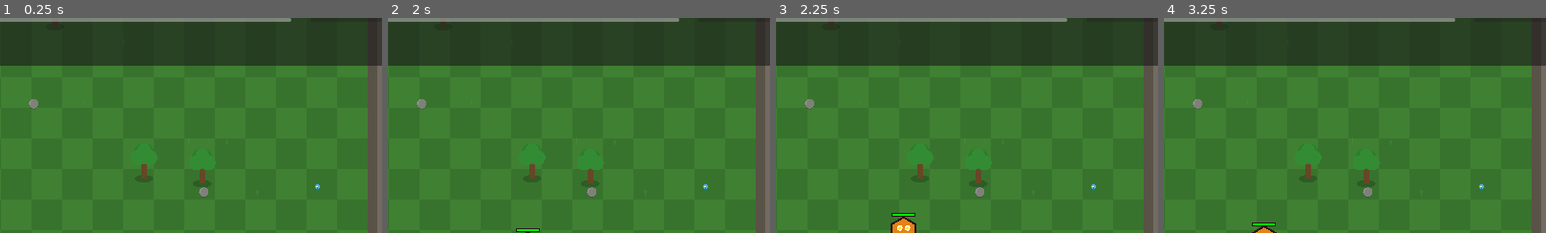
Above: before the commit, frames 1-4 (left to right).
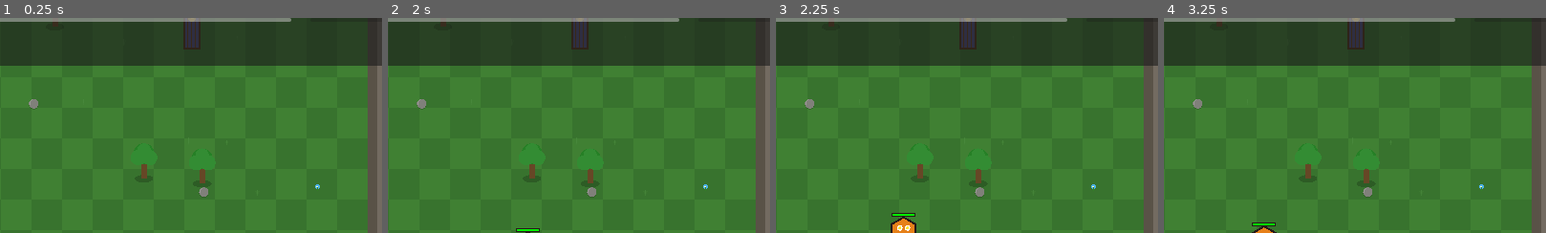
Above: after the commit, the same moments.

Repository: DaVideX12324/Artefakt-Wiedzy
Game: Godot game, scene res://modules/quiz_rpg/scenes/maps/world_map.tscn
Same seed, same stepped clock (60 frames per second), same inputs: the game is played once before the commit and once after it. This scene is started directly instead of the project's main scene.
Inputs:
- Up to frame 1 (0.25 s): no input
- Up to frame 2 (2 s): tap Enter at 0.5 s; hold D (move_right) 0.53-1.28 s; hold E (interact) 0.53-1.28 s; hold S (move_down) from 1.28 s (still down); tap E (interact) at 1.35 s
- Up to frame 3 (2.25 s): release S (move_down) at 2.03 s; hold D (move_right) from 2.03 s (still down); hold E (interact) from 2.03 s (still down)
- Up to frame 4 (3.25 s): release D (move_right) at 2.78 s; release E (interact) at 2.78 s; hold W (move_up) from 2.78 s (still down); tap E (interact) at 2.85 s
The pictures show only the part of the screen within x 25-75%, y 0-50%; the shares and areas given below are measured in that part.

The runs differ from the first frame. In frame 1, 0.5% of the frame differs, in the area x 48-53%, y 0-15%; in frame 2, 0.5%; in frame 3, 0.5%; in frame 4, 0.5%.
Error before the commit: Parse Error: Identifier "GameManager" not declared in the current scope. (res://modules/quiz_rpg/scripts/quiz/quiz_door.gd:133)

Commit message:
fix(quiz_rpg): quiz_door.gd - GameManager -> CoreManager + sciezka quiz_puzzle_ui

Diff:
--- a/modules/quiz_rpg/scripts/quiz/quiz_door.gd
+++ b/modules/quiz_rpg/scripts/quiz/quiz_door.gd
@@ -10,7 +10,7 @@
 @export var door_name: String = "Zamknięte drzwi"
 @export var locked_message: String = "Te drzwi wymagają wiedzy, by je otworzyć..."
 @export var unlocked: bool = false
-@export var door_color: Color = Color(0.55, 0.35, 0.15)  # Brązowy = drewno
+@export var door_color: Color = Color(0.55, 0.35, 0.15)
 @export var door_width: float = 48.0
 @export var door_height: float = 16.0
 
@@ -19,12 +19,15 @@
 var _use_programmer_art: bool = true
 var _anim_time: float = 0.0
 var _hint_alpha: float = 0.0
+var _gm: Node  # GameManager
+
+const PUZZLE_UI_SCENE = "res://modules/quiz_rpg/scenes/quiz/quiz_puzzle_ui.tscn"
 
 
 func _ready() -> void:
+	_gm = CoreManager.get_singleton("GameManager")
 	add_to_group("interactable")
 
-	# Sprawdź czy Sprite2D ma teksturę
 	var sprite = get_node_or_null("Sprite2D")
 	if sprite and sprite is Sprite2D and sprite.texture:
 		_use_programmer_art = false
@@ -32,19 +35,16 @@
 		if sprite:
 			sprite.visible = false
 
-	# Upewnij się że jest CollisionShape
 	var col = get_node_or_null("CollisionShape2D")
 	if col and not col.shape:
 		var rect = RectangleShape2D.new()
 		rect.size = Vector2(door_width, door_height)
 		col.shape = rect
 
-	# InteractionHint — ukryj, rysujemy sami
 	var hint = get_node_or_null("InteractionHint")
 	if hint and _use_programmer_art:
 		hint.visible = false
 
-	# Upewnij się że DetectionArea ma shape do wykrywania gracza
 	var det_area = get_node_or_null("DetectionArea")
 	if det_area:
 		var det_col = det_area.get_node_or_null("CollisionShape2D")
@@ -59,7 +59,6 @@
 			det_col2.shape = det_rect
 			det_area.add_child(det_col2)
 
-		# Podłącz sygnały detekcji
 		if not det_area.body_entered.is_connected(_on_body_entered):
 			det_area.body_entered.connect(_on_body_entered)
 		if not det_area.body_exited.is_connected(_on_body_exited):
@@ -71,10 +70,8 @@
 
 func _process(delta: float) -> void:
 	_anim_time += delta
-	# Płynna animacja hinta
 	var target_alpha = 1.0 if (_player_nearby and not unlocked) else 0.0
 	_hint_alpha = move_toward(_hint_alpha, target_alpha, delta * 4.0)
-
 	if _use_programmer_art:
 		queue_redraw()
 
@@ -87,34 +84,25 @@
 	var hh = door_height / 2.0
 
 	if unlocked:
-		# Otwarte — przeźroczyste z przerywaną linią
 		draw_rect(Rect2(-hw, -hh, door_width, door_height), Color(door_color, 0.2))
-		# Przerywana ramka
 		var dash_len = 4.0
 		for x in range(int(-hw), int(hw), int(dash_len * 2)):
 			draw_line(Vector2(x, -hh), Vector2(mini(x + dash_len, hw), -hh), Color(0.4, 0.8, 0.3, 0.5), 1.0)
 			draw_line(Vector2(x, hh), Vector2(mini(x + dash_len, hw), hh), Color(0.4, 0.8, 0.3, 0.5), 1.0)
-		# Strzałka "przejdź"
 		draw_string(ThemeDB.fallback_font, Vector2(-6, 4), "▸", HORIZONTAL_ALIGNMENT_CENTER, -1, 12, Color(0.4, 0.8, 0.3, 0.6))
 	else:
-		# Zamknięte — solidne drzwi
 		draw_rect(Rect2(-hw, -hh, door_width, door_height), door_color)
 		draw_rect(Rect2(-hw, -hh, door_width, door_height), Color(0.3, 0.2, 0.1), false, 2.0)
-
-		# Deski (linie pionowe)
 		var plank_count = 4
 		for i in range(1, plank_count):
 			var px = -hw + (door_width / plank_count) * i
 			draw_line(Vector2(px, -hh + 1), Vector2(px, hh - 1), Color(0.4, 0.25, 0.1), 1.0)
-
-		# Kłódka
 		var lock_glow = sin(_anim_time * 2.0) * 0.15
 		var lock_color = Color(0.8, 0.7, 0.2, 0.8 + lock_glow)
 		draw_circle(Vector2(0, 0), 4.0, lock_color)
 		draw_arc(Vector2(0, -3), 3.0, PI, TAU, 8, lock_color, 2.0)
 		draw_string(ThemeDB.fallback_font, Vector2(-3, 2), "🔒", HORIZONTAL_ALIGNMENT_CENTER, -1, 6, lock_color)
 
-	# Hint "[E]" nad drzwiami
 	if _hint_alpha > 0.01:
 		var hint_color = Color(1, 1, 1, _hint_alpha)
 		var hint_text = "[E] " + door_name
@@ -130,9 +118,16 @@
 	if player.has_method("set_can_move"):
 		player.set_can_move(false)
 
-	GameManager.change_state(GameManager.GameState.QUIZ_PUZZLE)
+	if _gm:
+		_gm.change_state(_gm.GameState.QUIZ_PUZZLE)
 
-	var puzzle_canvas = preload("res://scenes/quiz/quiz_puzzle_ui.tscn").instantiate()
+	if not ResourceLoader.exists(PUZZLE_UI_SCENE):
+		push_error("quiz_door: Brak sceny: " + PUZZLE_UI_SCENE)
+		if _player_ref and _player_ref.has_method("set_can_move"):
+			_player_ref.set_can_move(true)
+		return
+
+	var puzzle_canvas = load(PUZZLE_UI_SCENE).instantiate()
 	var puzzle_ui = puzzle_canvas.get_node("Root")
 	puzzle_ui.setup(self, player, quiz_id, quiz_category, total_questions, required_correct)
 	puzzle_ui.puzzle_finished.connect(_on_puzzle_finished)
@@ -143,7 +138,8 @@
 	if _player_ref and _player_ref.has_method("set_can_move"):
 		_player_ref.set_can_move(true)
 
-	GameManager.change_state(GameManager.GameState.EXPLORING)
+	if _gm:
+		_gm.change_state(_gm.GameState.EXPLORING)
 
 	if success:
 		unlocked = true
@@ -151,11 +147,9 @@
 
 
 func _open_door() -> void:
-	# Wyłącz kolizję
 	var col = get_node_or_null("CollisionShape2D")
 	if col:
 		col.set_deferred("disabled", true)
-
 	if not _use_programmer_art:
 		var sprite = get_node_or_null("Sprite2D")
 		if sprite:
